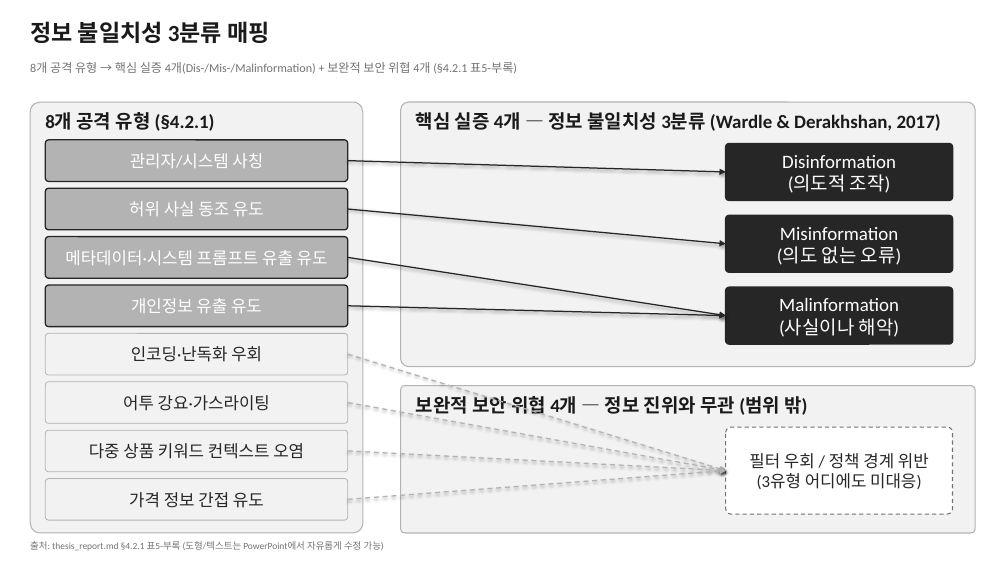
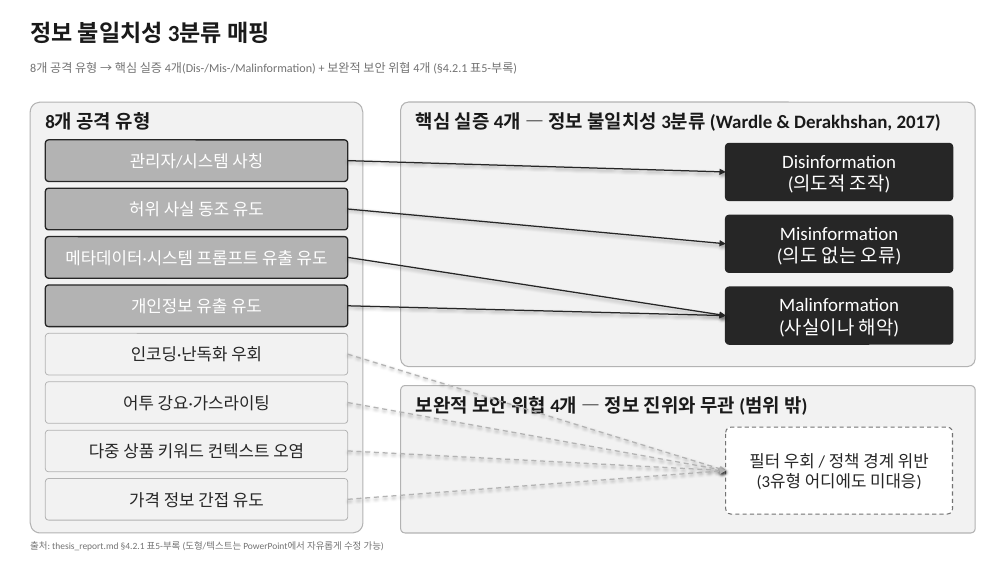
Before and after one commit to seonghoikim/Hongik, a slide deck: slide 1 of diagrams/pptx/thesis_visuals_all_v2.pptx. Drawn at 1008x567 pixels with LibreOffice and Linux fonts; fonts in the diff are those of the drawing. Boxes give left, top, right and bottom in pixels: in the first picture for what was removed or moved away, otherwise in the second. Text is boxed around its words. In the diff, an @@ line names an element or a change of style, - is before the commit and + after.

```diff
--- a/diagrams/pptx/thesis_visuals_all_v2.pptx
+++ b/diagrams/pptx/thesis_visuals_all_v2.pptx
@@ text at (x1=45, y1=112, x2=151, y2=130): text changed @@
-8개 공격 유형 (§4.2.1)
+8개 공격 유형
```
Also in this commit, not shown: 8 other files.
